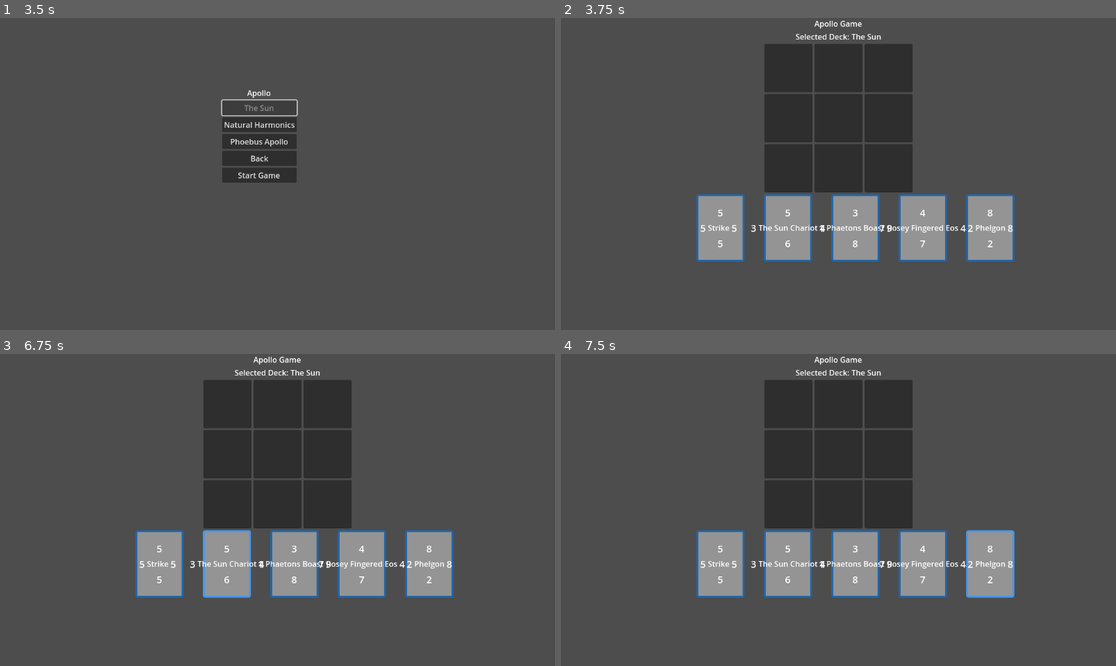
Above: before the commit, frames 1-4 (two rows, left to right).
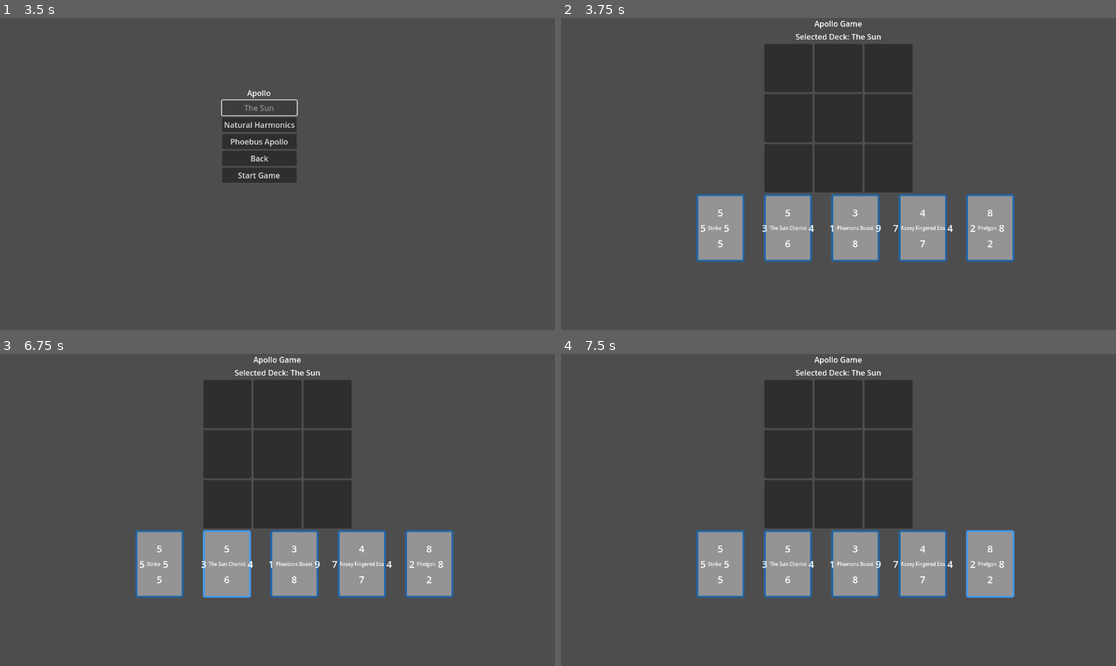
Above: after the commit, the same moments.

Repository: leslieharding/Mnemosyne
Game: Godot game, scene res://Scenes/MainMenu.tscn
Two runs of this game, one before a commit and one after it. Both use one fixed random seed, a clock stepped at 60 frames per second and the inputs below. The project has no main scene, so this scene is started directly.
Inputs (mouse positions are in pixels of both pictures, inside the frame that each line leads up to):
- Up to frame 1 (3.5 s): click "New Game" at 0.5 s; click "New Game" at 1.25 s; click "Apollo" at 2 s; click "The Sun" at 2.75 s
- Up to frame 2 (3.75 s): click "Start Game" at 3.5 s
- Up to frame 3 (6.75 s): tap Enter at 4.25, 5.75 s; move the mouse to (399, 494) at 4.27 s; click (399, 494) at 4.42 s; tap Space at 5, 6.5 s; move the mouse to (166, 525) at 5.02 s; click (166, 525) at 5.17 s; move the mouse to (333, 441) at 5.77 s; click (333, 441) at 5.92 s; move the mouse to (249, 572) at 6.52 s; click (249, 572) at 6.67 s
- Up to frame 4 (7.5 s): tap Enter at 7.25 s; move the mouse to (1005, 556) at 7.27 s; click (1005, 556) at 7.42 s

Frame 1 is identical in both runs. In frame 2, 0.5% of the frame differs, in the area x 26-82%, y 66-69%; in frame 3, 0.5%; in frame 4, 0.5%.

Commit message:
Update CardDisplay.tscn

Diff:
--- a/Scenes/CardDisplay.tscn
+++ b/Scenes/CardDisplay.tscn
@@ -56,6 +56,7 @@
 
 [node name="Name" type="Label" parent="Panel/MarginContainer/VBoxContainer/HBoxContainer"]
 layout_mode = 2
+theme_override_font_sizes/font_size = 10
 text = "card label"
 
 [node name="East" type="Label" parent="Panel/MarginContainer/VBoxContainer/HBoxContainer"]
